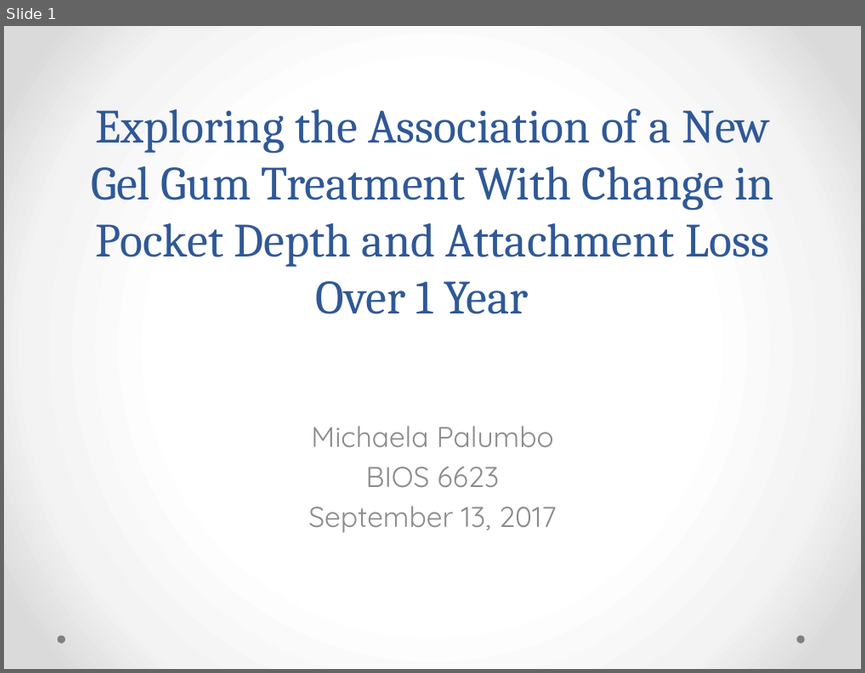
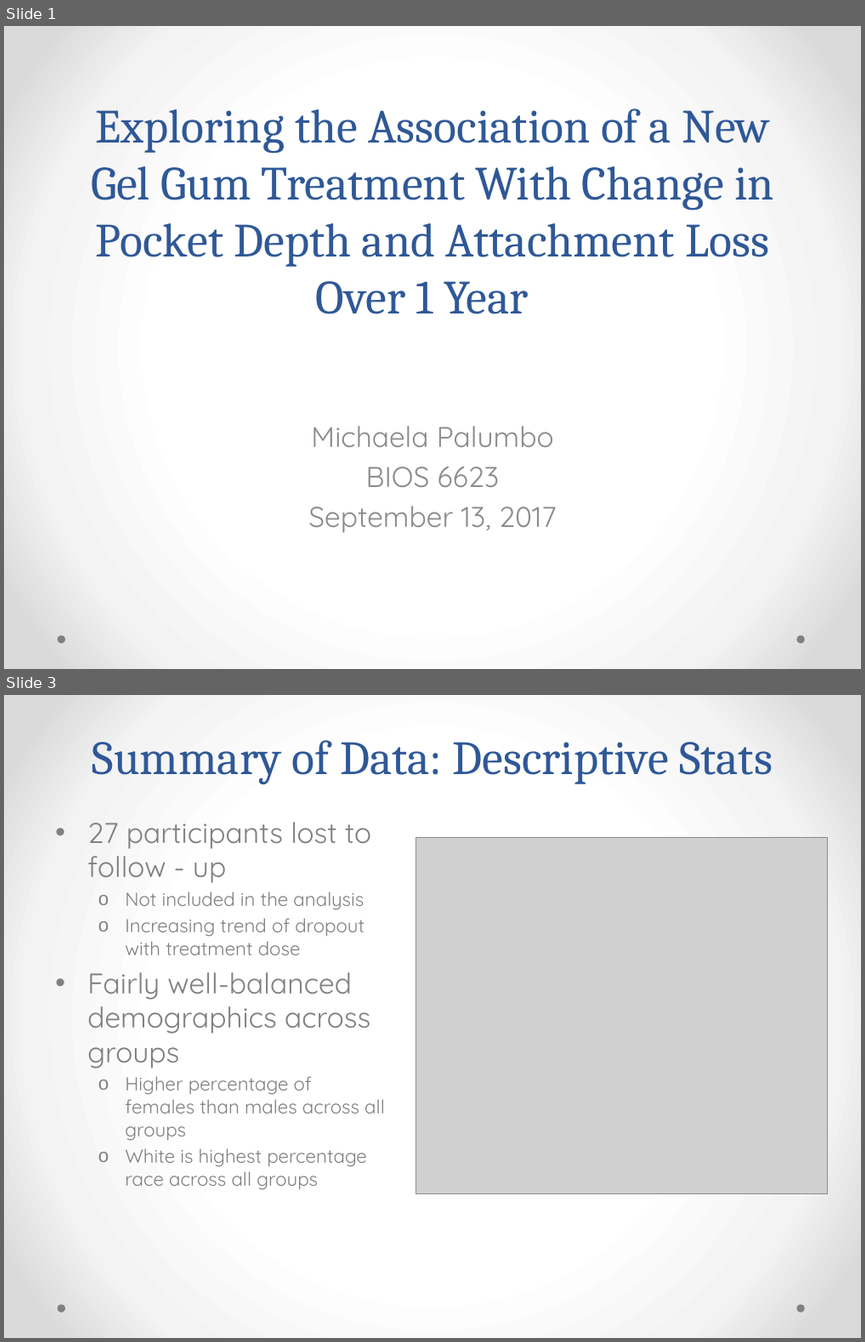
Before and after one commit to BIOS6623-UCD/bios6623-micpalumbo, a slide deck: Project0/Reports/Proj0Slides.pptx. Shown one above the other, each under a label of ours: slide 1 before the commit, slides 1 and 3 after it; the slides between them are not shown. The pictures are 865x673 and 865x1342 pixels, drawn with LibreOffice and Linux fonts; fonts in the diff are those of the drawing; grey boxes stand for pictures. Boxes give left, top, right and bottom in pixels: in the first picture for what was removed or moved away, otherwise in the second. Text is boxed around its words. In the diff, an @@ line names an element or a change of style, - is before the commit and + after.

Commit message:
Final touches
Final touches to presentation and figures and table in appendix of paper. Edits/spell check of paper.

```diff
--- a/Project0/Reports/Proj0Slides.pptx
+++ b/Project0/Reports/Proj0Slides.pptx
@@ slide 3 added at box(4, 695, 861, 1338), background gradient #FFFFFF to #F4F4F4 to #DADADA; not listed: 2 template elements that a slide beside it also shows @@
@@ title added at box(92, 740, 772, 784), 40 pt, text #2F5897 @@
+Summary of Data: Descriptive Stats
@@ text added at box(87, 822, 385, 1190), 16 pt, text #808080 @@
+• 27 participants lost to follow - up
+  o Not included in the analysis
+  o Increasing trend of dropout with treatment dose
+• Fairly well-balanced demographics across groups
+  o Higher percentage of females than males across all groups
+  o White is highest percentage race across all groups
@@ picture added at box(416, 837, 828, 1194) @@
```
Also in this commit, not shown: 4 other slides added, 5 slides removed, 12 other files.
